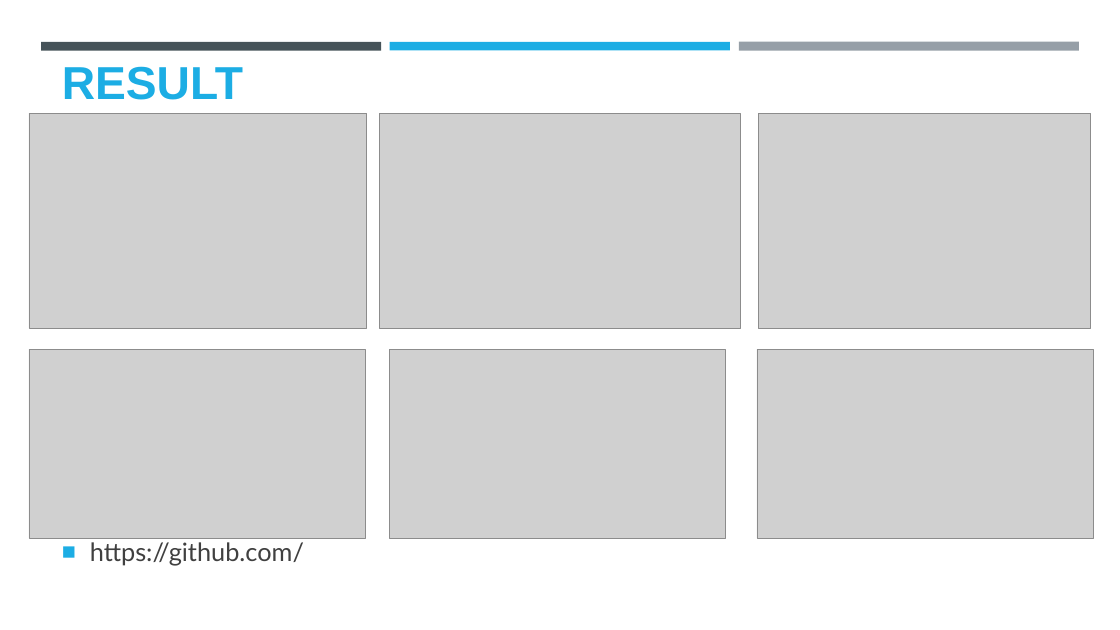
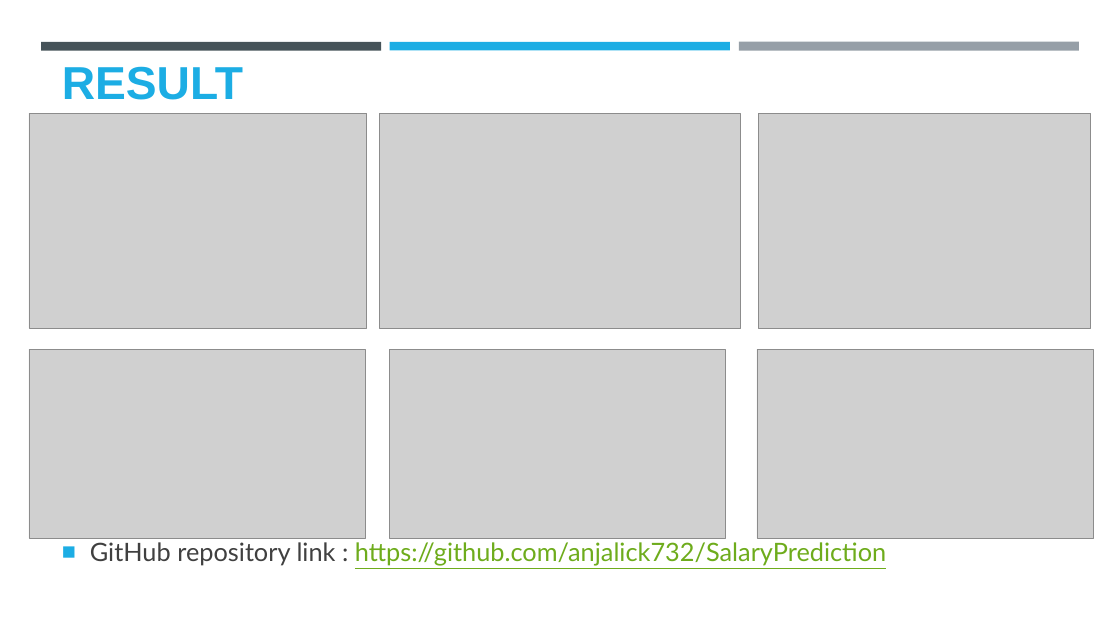
Before and after one commit to anjalick732/SalaryPrediction, a slide deck: slide 6 of Employee_Salary_Prediction_Presentation[1].pptx. Drawn at 1120x630 pixels with LibreOffice and Linux fonts; fonts in the diff are those of the drawing; grey boxes stand for pictures; background and template pictures are left out. Boxes give left, top, right and bottom in pixels: in the first picture for what was removed or moved away, otherwise in the second. Text is boxed around its words. In the diff, an @@ line names an element or a change of style, - is before the commit and + after.

```diff
--- a/Employee_Salary_Prediction_Presentation[1].pptx
+++ b/Employee_Salary_Prediction_Presentation[1].pptx
@@ text at [90, 542, 886, 566]: text changed; text colour #404040 to #6EAC1C @@
-■ https://github.com/
+■ GitHub repository link : https://github.com/anjalick732/SalaryPrediction
```
